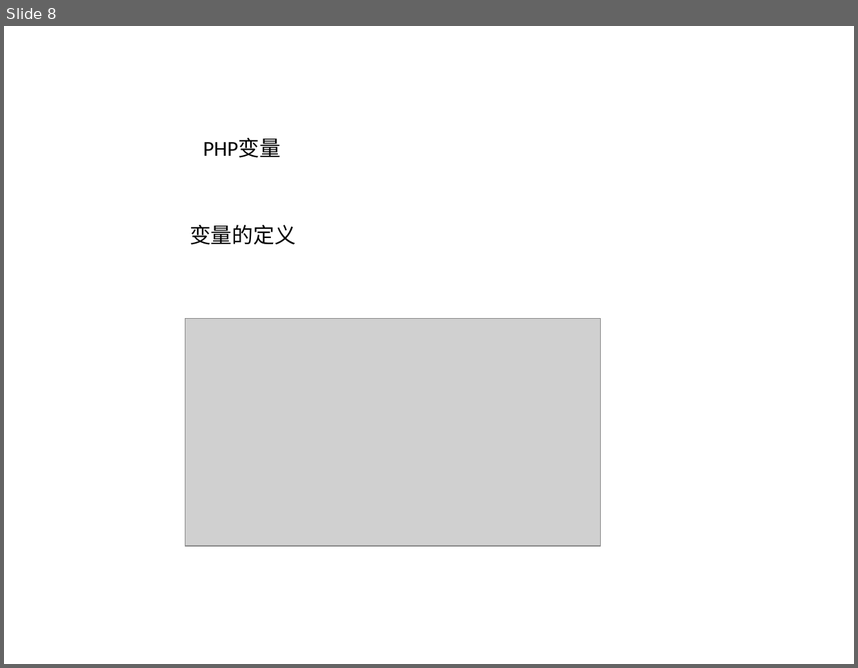
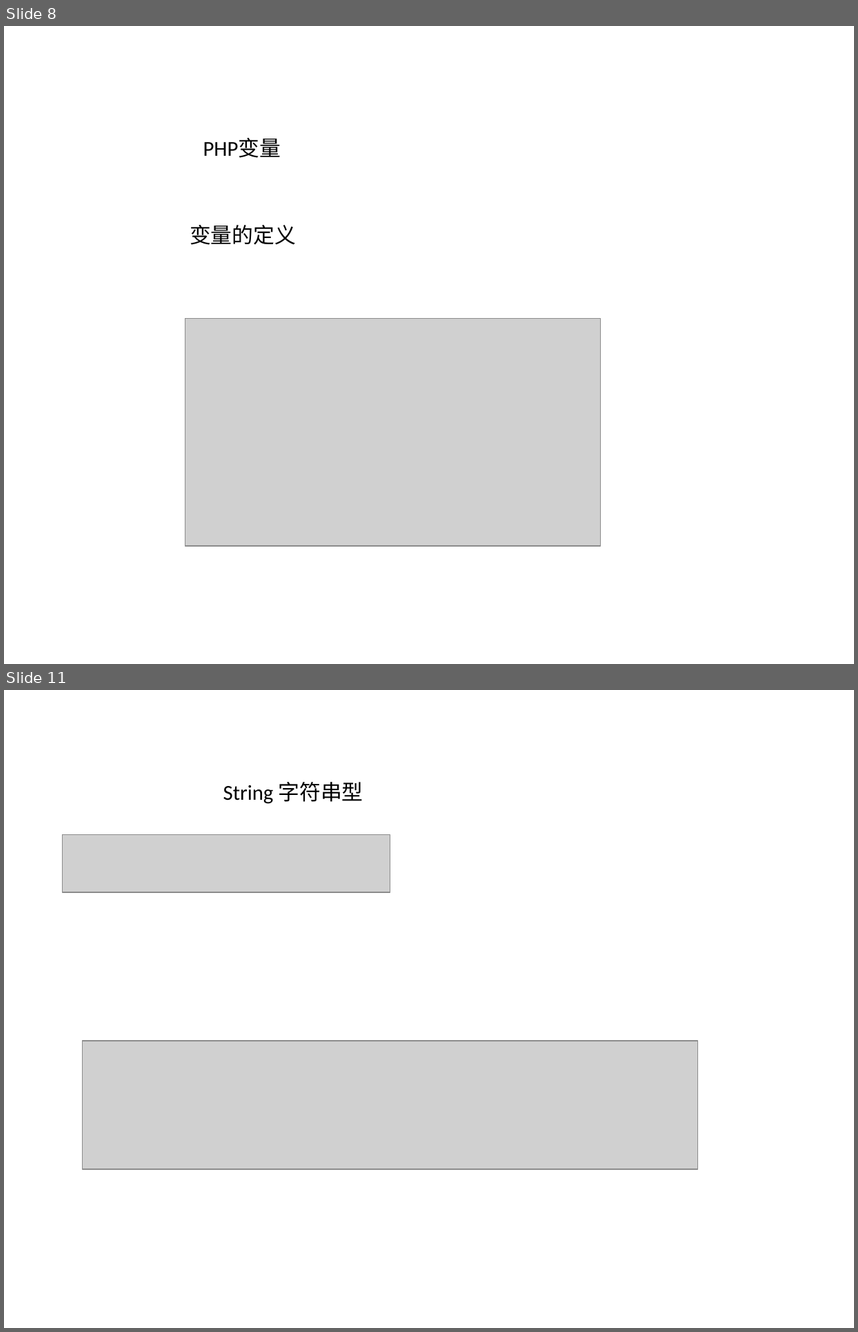
Before and after one commit to nubeier/competition, a slide deck: PHP.pptx. Shown one above the other, each under a label of ours: slide 8 before the commit, slides 8 and 11 after it; the slides between them are not shown. The pictures are 858x668 and 858x1332 pixels, drawn with LibreOffice and Linux fonts; fonts in the diff are those of the drawing; grey boxes stand for pictures; background and template pictures are left out. Boxes give left, top, right and bottom in pixels: in the first picture for what was removed or moved away, otherwise in the second. Text is boxed around its words. In the diff, an @@ line names an element or a change of style, - is before the commit and + after.

```diff
--- a/PHP.pptx
+++ b/PHP.pptx
@@ slide 11 added at (x1=4, y1=690, x2=854, y2=1328), background picture (left out) @@
@@ text added at (x1=223, y1=782, x2=363, y2=804), 18 pt, text #000000 @@
+String 字符串型
@@ picture added at (x1=63, y1=834, x2=390, y2=892) @@
@@ picture added at (x1=82, y1=1041, x2=697, y2=1169) @@
```
Also in this commit, not shown: 2 other slides added.
